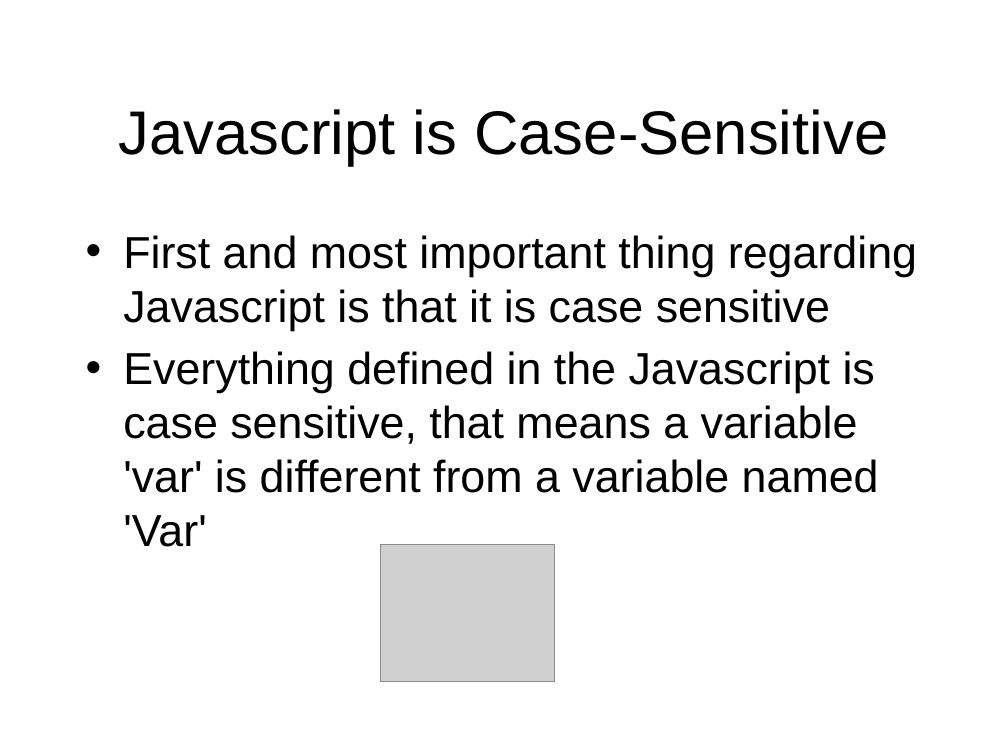
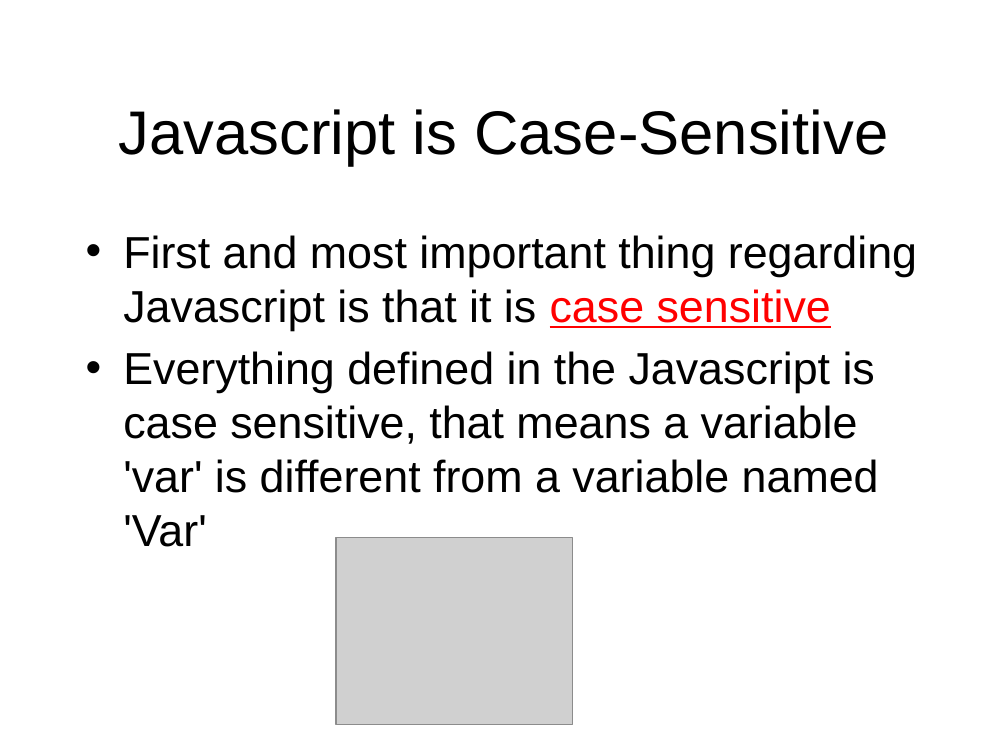
Before and after one commit to octaviordz/zjnu2017.github.io, a slide deck: slide 23 of WAD/lectures/080--Dynamic.vs.Static.Websites.pptx (slide 17 before the commit). Drawn at 1008x756 pixels with LibreOffice and Linux fonts; fonts in the diff are those of the drawing; grey boxes stand for pictures. Boxes give left, top, right and bottom in pixels: in the first picture for what was removed or moved away, otherwise in the second. Text is boxed around its words. In the diff, an @@ line names an element or a change of style, - is before the commit and + after.

```diff
--- a/WAD/lectures/080--Dynamic.vs.Static.Websites.pptx
+++ b/WAD/lectures/080--Dynamic.vs.Static.Websites.pptx
@@ text at [123, 235, 917, 330]: text colour #000000 to #FF0000, underline on in "case sensitive" @@
@@ picture: place and size @@
-picture at [380, 544, 554, 681]
+picture at [336, 537, 573, 724]
```
Also in this commit, not shown: 7 other slides changed, 10 slides added.
